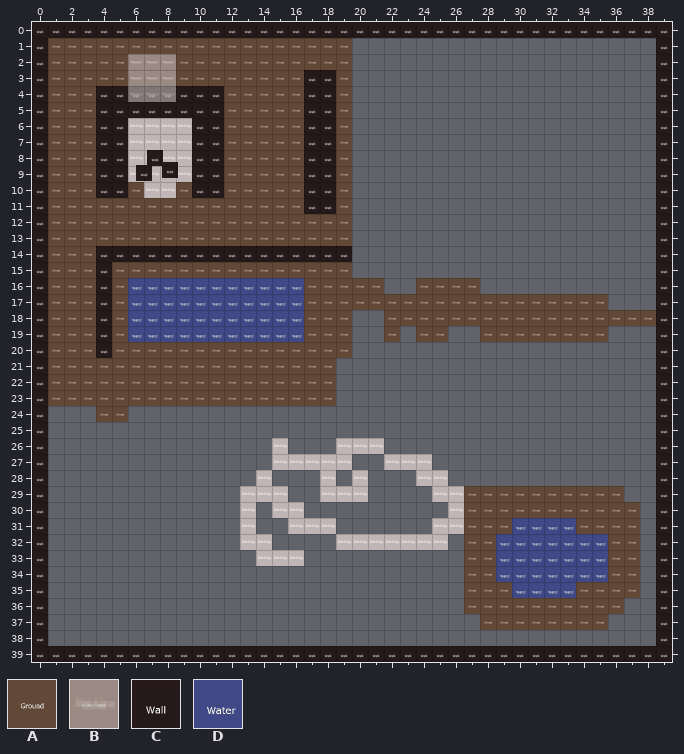
Two states of a Tiled map, Game/resources/map.tmx. This is how it looked before the edit.
Cells are 100x100 px. Shown: x 0..39, y 0..39.
Key: from "tile_set": A 0, B 1, C 2, D 3.
_ is an empty cell.
Objects are placed by their top-left corner, in cells (3,4 is the top-left corner of cell 3,4); size is 1x1 cell unless given.
Layer "Слой тайлов 1" before, first column x 0:
 0 CCCCCCCCCCCCCCCCCCCCCCCCCCCCCCCCCCCCCCCC
 1 CAAAAAAAAAAAAAAAAAAA___________________C
 2 CAAAAAAAAAAAAAAAAAAA___________________C
 3 CAAAAAAAAAAAAAAAACCA___________________C
 4 CAAACCCCCCCCAAAAACCA___________________C
 5 CAAACCCCCCCCAAAAACCA___________________C
 6 CAAACCBBBBCCAAAAACCA___________________C
 7 CAAACCBBBBCCAAAAACCA___________________C
 8 CAAACCBBBBCCAAAAACCA___________________C
 9 CAAACCBBBBCCAAAAACCA___________________C
10 CAAACCABBACCAAAAACCA___________________C
11 CAAAAAAAAAAAAAAAACCA___________________C
12 CAAAAAAAAAAAAAAAAAAA___________________C
13 CAAAAAAAAAAAAAAAAAAA___________________C
14 CAAACCCCCCCCCCCCCCCC___________________C
15 CAAACAAAAAAAAAAAAAAA___________________C
16 CAAACADDDDDDDDDDDAAAAA__AAAA___________C
17 CAAACADDDDDDDDDDDAAAAAAAAAAAAAAAAAAA___C
18 CAAACADDDDDDDDDDDAAA__AAAAAAAAAAAAAAAAAC
19 CAAACADDDDDDDDDDDAAA__A_AA__AAAAAAAA___C
20 CAAACAAAAAAAAAAAAAAA___________________C
21 CAAAAAAAAAAAAAAAAAA____________________C
22 CAAAAAAAAAAAAAAAAAA____________________C
23 CAAAAAAAAAAAAAAAAAA____________________C
24 C___AA_________________________________C
25 C______________________________________C
26 C______________B___BBB_________________C
27 C______________BBBBB__BBB______________C
Layer "Слой тайлов 2" before, first column x 0:
 0 ___________
 1 ___________
 2 ______BBB__
 3 ______BBB__
 4 ______BBB__
 5 ___________
 6 ___________
 7 ___________
 8 ___________
 9 ___________
10 ___________
11 ___________
Objects on layer "Слой объектов 1" before:
C at 0,0
C at 7.2,8
C at 8.1,8.8
C at 6.5,9
New version:
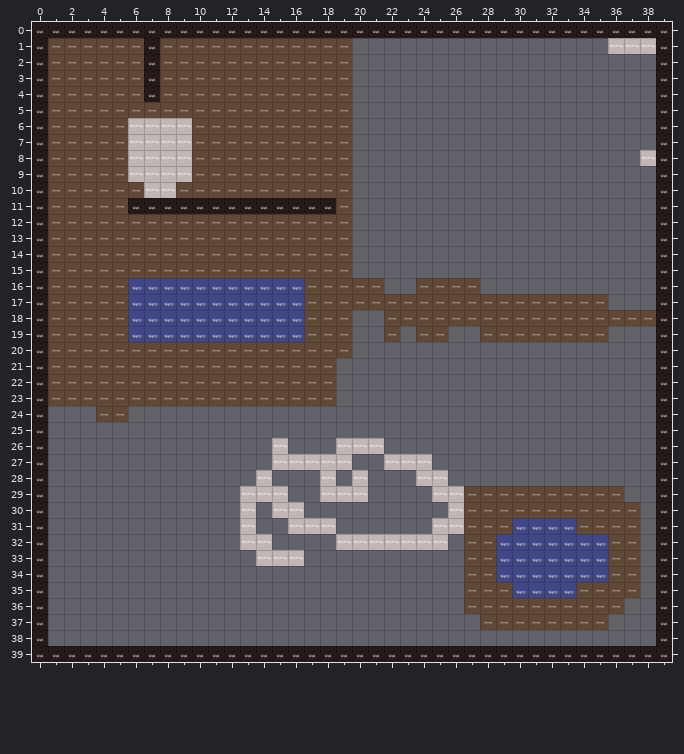
See-through tiles are keyed as they look on the map.
The edit:
Layer "Слой тайлов 1":
y 1: x 36..38 ___ -> BBB
y 3: x 17..18 CC -> AA
y 4..5: x 4..11 CCCCCCCC -> AAAAAAAA; x 17..18 CC -> AA
y 6..7: x 4..5 CC -> AA; x 10..11 CC -> AA; x 17..18 CC -> AA
y 8: x 4..5 CC -> AA; x 10..11 CC -> AA; x 17..18 CC -> AA; x 38 _ -> B
y 9..10: x 4..5 CC -> AA; x 10..11 CC -> AA; x 17..18 CC -> AA
y 14: x 4..19 CCCCCCCCCCCCCCCC -> AAAAAAAAAAAAAAAA
y 15..20: x 4 C -> A
Layer "Слой тайлов 2" (removed):
y 2..4: x 6..8 BBB -> ___
Layer "Слой объектов 1":
added: C "collidable" at 7,1
added: C "collidable" at 7,2
added: C "collidable" at 7,3
added: C "collidable" at 7,4
added: C "collidable" at 6,11
added: C "collidable" at 7,11
added: C "collidable" at 8,11
added: C "collidable" at 8,11
added: C "collidable" at 9,11
added: C "collidable" at 10,11
added: C "collidable" at 11,11
added: C "collidable" at 12,11
added: C "collidable" at 13,11
added: C "collidable" at 15,11
added: C "collidable" at 15,11
added: C "collidable" at 14,11
added: C "collidable" at 16,11
added: C "collidable" at 16,11
removed: C at 7.2,8
removed: C at 8.1,8.8
removed: C at 6.5,9
Boxes around the changes in both pictures, in picture pixels (x1, y1, x2, y2):
changed: (96, 38, 336, 214)
added: (608, 38, 656, 54)
added: (640, 150, 656, 166)
changed: (96, 246, 352, 358)
